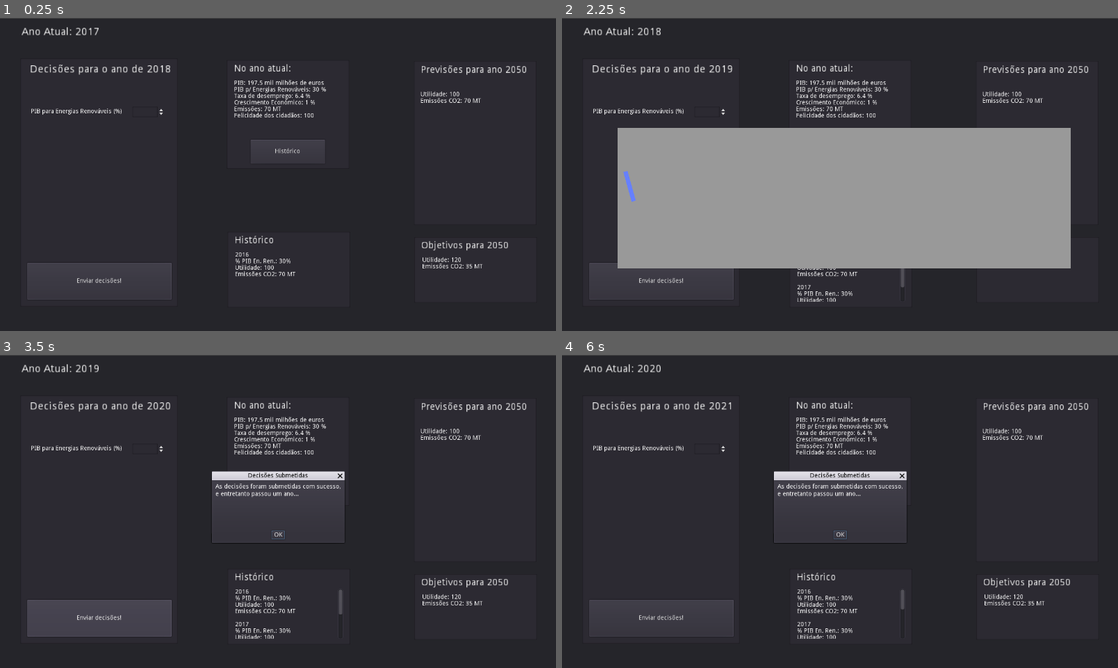
Above: before the commit, frames 1-4 (two rows, left to right).
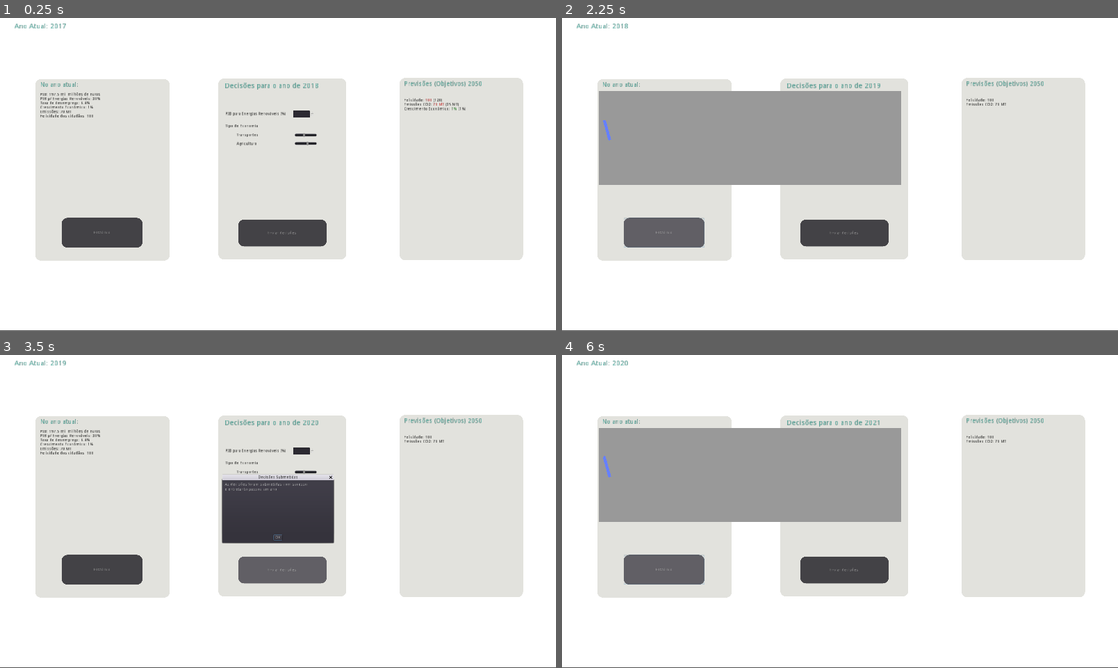
Above: after the commit, the same moments.

Repository: TiagoTaveira/ExergyX
Game: Godot game, scene res://Test.tscn
Two runs of this game, one before a commit and one after it. Both use one fixed random seed, a clock stepped at 60 frames per second and the inputs below.
Inputs:
- Up to frame 1 (0.25 s): no input
- Up to frame 2 (2.25 s): click "Enviar decisões!" at 0.5 s; click "OK" at 1.25 s; click "Histórico" at 2 s
- Up to frame 3 (3.5 s): click "Enviar decisões!" at 2.75 s
- Up to frame 4 (6 s): click "OK" at 3.5 s; click "Histórico" at 4.25 s; click "Enviar decisões!" at 5 s; click "Histórico" at 5.75 s

The runs differ from the first frame. In frame 1, 98% of the frame differs, in the area x 0-100%, y 0-100%; in frame 2, 90%; in frame 3, 94%; in frame 4, 99%.

Commit message:
Change theme colors (unfinished)

Diff:
--- a/HistText.gd
+++ b/HistText.gd
@@ -6,7 +6,7 @@
 
 # Called when the node enters the scene tree for the first time.
 func _ready():
-	self.text = "2016" + "\n" + "% PIB En. Ren.: " + "30" + "%" + "\n" + "Utilidade: " + "100" + "\n" + "Emissões CO2: " + "70" + " MT" + "\n\n"
+	self.text = "2016" + "\n" + "% PIB En. Ren.: " + "30" + "%" + "\n" + "Felicidade: " + "100" + "\n" + "Emissões CO2: " + "70" + " MT" + "\n\n"
 
 # Called every frame. 'delta' is the elapsed time since the previous frame.
 #func _process(delta):
--- a/ObjText.gd
+++ b/ObjText.gd
@@ -6,7 +6,7 @@
 
 # Called when the node enters the scene tree for the first time.
 func _ready():
-	self.text = "Utilidade: " + str(PlayerVariables.utility_goals) + "\n" + "Emissões CO2: " + str(PlayerVariables.emission_goals) + " MT"
+	self.text = "Felicidade: " + str(PlayerVariables.utility_goals) + "\n" + "Emissões CO2: " + str(PlayerVariables.emission_goals) + " MT"
 
 # Called every frame. 'delta' is the elapsed time since the previous frame.
 #func _process(delta):
--- a/PlayerVariables.gd
+++ b/PlayerVariables.gd
@@ -7,6 +7,7 @@
 var money = 50000000
 var utility = 100
 var co2_emissions = 70
+var economic_growth = 1
 
 var investment_renewables_percentage = 30
 #var exergy_shares_sector_SECTORNAME =
@@ -19,9 +20,11 @@
 var final_year = 2050
 var final_year_utility = 100
 var final_year_emissions = 70
+var final_year_economic_growth = 1
 
 var utility_goals = 120
 var emission_goals = 35
+var economic_growth_goals = 1
 
 # Called when the node enters the scene tree for the first time.
 func _ready():
--- /dev/null
+++ b/RedWhiteBlueGradient.tres
@@ -0,0 +1,5 @@
+[gd_resource type="Gradient" format=2]
+
+[resource]
+offsets = PoolRealArray( 0, 0.491667, 1 )
+colors = PoolColorArray( 0.580392, 0.580392, 0.580392, 1, 1, 1, 1, 1, 0.580392, 0.580392, 0.580392, 1 )
--- a/Test.gd
+++ b/Test.gd
@@ -28,8 +28,8 @@
 
 	if PlayerVariables.current_year < PlayerVariables.final_year:
 		get_node("GridContainer/AnoAtual2").text = "Decisões para o ano de " + str(PlayerVariables.current_year + 1)
-		get_node("GridContainer2/RichTextLabel").text = "Previsões para ano " + str(PlayerVariables.final_year)
-		get_node("GridContainer2/RichTextLabel2").text = "Utilidade: " + str(PlayerVariables.final_year_utility) + "\n" + "Emissões CO2: " + str(PlayerVariables.final_year_emissions) + " MT"
+		get_node("GridContainer2/RichTextLabel").text = "Previsões (Objetivos) " + str(PlayerVariables.final_year)
+		get_node("GridContainer2/RichTextLabel2").text = "Felicidade: " + str(PlayerVariables.final_year_utility) + "\n" + "Emissões CO2: " + str(PlayerVariables.final_year_emissions) + " MT"
 	else:
 		get_node("GridContainer/Button").disabled = true
 		var won = (PlayerVariables.final_year_utility >= PlayerVariables.utility_goals) && (PlayerVariables.final_year_emissions <= PlayerVariables.emission_goals)
@@ -37,13 +37,13 @@
 			get_node("PopupPanel/Control/WonLostText").text = "VENCEU!"
 		else:
 			get_node("PopupPanel/Control/WonLostText").text = "PERDEU!"
-		get_node("PopupPanel/Control/Results").text = "Utilidade: " + str(PlayerVariables.final_yea …(218 unchanged characters)…
+		get_node("PopupPanel/Control/Results").text = "Felicidade: " + str(PlayerVariables.final_yea …(218 unchanged characters)…
 		get_node("PopupPanel").popup_centered()
 
 func process_next_year():
 
 	PlayerVariables.yearly_decisions.push_back(PlayerVariables.YearlyDecision.new(PlayerVariables.current_year, PlayerVariables.investment_renewables_percentage, PlayerVariables.utility, PlayerVariables.co2_emissions))
-	get_node("Historico/HistText").text = get_node("Historico/H …(111 unchanged characters)… _renewables_percentage) + "%" + "\n" + "Utilidade: " + str(PlayerVariables.final_yea …(97 unchanged characters)…
+	get_node("Historico/HistText").text = get_node("Historico/H …(111 unchanged characters)… _renewables_percentage) + "%" + "\n" + "Felicidade: " + str(PlayerVariables.final_yea …(97 unchanged characters)…
 	#above should be current utility+emissions, not final, but leaving like this for demo purposes
 
 	PlayerVariables.current_year = PlayerVariables.current_year + 1
--- a/Test.tscn
+++ b/Test.tscn
@@ -1,21 +1,48 @@
-[gd_scene load_steps=6 format=2]
+[gd_scene load_steps=11 format=2]
 
 [ext_resource path="res://Test.gd" type="Script" id=1]
-[ext_resource path="res://ObjText.gd" type="Script" id=2]
-[ext_resource path="res://HistText.gd" type="Script" id=3]
-
-[sub_resource type="StyleBoxFlat" id=1]
+[ext_resource path="res://RoundButtonst.theme" type="Theme" id=2]
+[ext_resource path="res://ObjText.gd" type="Script" id=3]
+[ext_resource path="res://HistText.gd" type="Script" id=4]
+
+[sub_resource type="StyleBoxFlat" id=10]
+bg_color = Color( 1, 1, 1, 1 )
+
+[sub_resource type="StyleBoxFlat" id=6]
+bg_color = Color( 0.886275, 0.886275, 0.866667, 1 )
+corner_radius_top_left = 20
+corner_radius_top_right = 20
+corner_radius_bottom_right = 20
+corner_radius_bottom_left = 20
+
+[sub_resource type="StyleBoxFlat" id=7]
+bg_color = Color( 0.886275, 0.886275, 0.866667, 1 )
+corner_radius_top_left = 20
+corner_radius_top_right = 20
+corner_radius_bottom_right = 20
+corner_radius_bottom_left = 20
+
+[sub_resource type="StyleBoxFlat" id=11]
+bg_color = Color( 0.886275, 0.886275, 0.866667, 1 )
+corner_radius_top_left = 20
+corner_radius_top_right = 20
+corner_radius_bottom_right = 20
+corner_radius_bottom_left = 20
+
+[sub_resource type="StyleBoxFlat" id=4]
 bg_color = Color( 0.0470588, 0.00784314, 0.00784314, 1 )
 corner_detail = 9
 shadow_color = Color( 0.388235, 0.458824, 0.278431, 0.6 )
 shadow_size = 5
 
-[sub_resource type="StyleBoxFlat" id=2]
+[sub_resource type="StyleBoxFlat" id=5]
 
 [node name="Panel" type="Panel"]
-margin_top = 1.29236
-margin_right = 1280.0
-margin_bottom = 721.292
+margin_left = -0.380354
+margin_top = -2.01112
+margin_right = 1919.62
+margin_bottom = 1076.99
+custom_styles/panel = SubResource( 10 )
 script = ExtResource( 1 )
 
 [node name="AnoAtual" type="RichTextLabel" parent="."]
@@ -24,20 +51,24 @@
 margin_right = 266.119
 margin_bottom = 59.8878
 rect_scale = Vector2( 1.75523, 1.69176 )
+custom_colors/default_color = Color( 0.227451, 0.658824, 0.6, 1 )
 text = "Ano Atual: 2017"
 
 [node name="GridContainer" type="ItemList" parent="."]
-margin_left = 46.6038
-margin_top = 91.5133
-margin_right = 408.604
-margin_bottom = 662.513
+margin_left = 754.0
+margin_top = 211.0
+margin_right = 1196.0
+margin_bottom = 835.0
+rect_pivot_offset = Vector2( -126.604, 50.5367 )
+custom_styles/bg = SubResource( 6 )
 max_text_lines = 3
 
 [node name="Button" type="Button" parent="GridContainer"]
-margin_left = 15.7076
-margin_top = 469.983
-margin_right = 347.708
-margin_bottom = 554.983
+margin_left = 69.0
+margin_top = 487.0
+margin_right = 374.0
+margin_bottom = 579.0
+theme = ExtResource( 2 )
 text = "Enviar decisões!"
 
 [node name="AnoAtual2" type="RichTextLabel" parent="GridContainer"]
@@ -46,6 +77,7 @@
 margin_right = 238.177
 margin_bottom = 53.5181
 rect_scale = Vector2( 1.75523, 1.69176 )
+custom_colors/default_color = Color( 0.227451, 0.658824, 0.6, 1 )
 text = "Decisões para o ano de 2018"
 
 [node name="PIBRenovaveis" type="SpinBox" parent="GridContainer"]
@@ -56,38 +88,90 @@
 value = 30.0
 rounded = true
 
+[node name="CheckButton" type="HSlider" parent="GridContainer"]
+margin_left = 263.53
+margin_top = 174.793
+margin_right = 339.53
+margin_bottom = 214.793
+value = 40.0
+ticks_on_borders = true
+
+[node name="CheckButton2" type="HSlider" parent="GridContainer"]
+margin_left = 263.53
+margin_top = 203.793
+margin_right = 339.53
+margin_bottom = 243.793
+value = 60.0
+ticks_on_borders = true
+
+[node name="RichTextLabel" type="RichTextLabel" parent="GridContainer"]
+margin_left = 24.3962
+margin_top = 115.487
+margin_right = 246.396
+margin_bottom = 155.487
+rect_pivot_offset = Vector2( 0, 21.7076 )
+custom_colors/default_color = Color( 0, 0, 0, 1 )
+text = "PIB para Energias Renováveis (%)"
+
+[node name="RichTextLabel2" type="RichTextLabel" parent="GridContainer"]
+margin_left = 24.3962
+margin_top = 157.487
+margin_right = 246.396
+margin_bottom = 197.487
+rect_pivot_offset = Vector2( 0, 21.7076 )
+custom_colors/default_color = Color( 0, 0, 0, 1 )
+text = "Tipo de Economia:"
+
+[node name="RichTextLabel3" type="RichTextLabel" parent="GridContainer"]
+margin_left = 62.7672
+margin_top = 188.487
+margin_right = 284.767
+margin_bottom = 228.487
+rect_pivot_offset = Vector2( 0, 21.7076 )
+custom_colors/default_color = Color( 0, 0, 0, 1 )
+text = "Transportes"
+
+[node name="RichTextLabel4" type="RichTextLabel" parent="GridContainer"]
+margin_left = 62.7672
+margin_top = 218.487
+margin_right = 284.767
+margin_bottom = 258.487
+rect_pivot_offset = Vector2( 0, 21.7076 )
+custom_colors/default_color = Color( 0, 0, 0, 1 )
+text = "Agricultura"
+
 [node name="AcceptDialog" type="AcceptDialog" parent="."]
 visible = true
-margin_left = 48.0
-margin_top = 564.0
-margin_right = 409.0
-margin_bottom = 684.0
+margin_left = 794.19
+margin_top = 901.552
+margin_right = 1155.19
+margin_bottom = 1021.55
 size_flags_vertical = 9
 window_title = "Decisões Submetidas"
 dialog_text = "As decisões foram submetidas com sucesso,
 e entretanto passou um ano..."
 
-[node name="RichTextLabel" type="RichTextLabel" parent="."]
-margin_left = 71.0
-margin_top = 207.0
-margin_right = 293.0
-margin_bottom = 247.0
-text = "PIB para Energias Renováveis (%)"
-
 [node name="GridContainer2" type="ItemList" parent="."]
-margin_left = 953.0
-margin_top = 98.0
-margin_right = 1235.0
-margin_bottom = 475.0
+margin_left = 1379.78
+margin_top = 208.54
+margin_right = 1805.78
+margin_bottom = 837.54
 rect_pivot_offset = Vector2( 96.828, 113.046 )
+custom_styles/bg = SubResource( 7 )
 
 [node name="RichTextLabel2" type="RichTextLabel" parent="GridContainer2"]
-margin_left = 15.2609
-margin_top = 69.5977
-margin_right = 237.261
-margin_bottom = 109.598
-text = "Utilidade: 100
-Emissões CO2: 70 MT"
+margin_left = 15.0
+margin_top = 70.0
+margin_right = 259.0
+margin_bottom = 143.0
+custom_colors/default_color = Color( 0, 0, 0, 1 )
+bbcode_enabled = true
+bbcode_text = "Felicidade: [color=red]100[/color] (120)
+Emissões CO2: [color=red]70 MT[/color] (35 MT)
+Crescimento Económico: [color=green]1%[/color] (1%)"
+text = "Felicidade: 100 (120)
+Emissões CO2: 70 MT (35 MT)
+Crescimento Económico: 1% (1%)"
 
 [node name="RichTextLabel" type="RichTextLabel" parent="GridContainer2"]
 margin_left = 15.6312
@@ -95,9 +179,11 @@
 margin_right = 213.631
 margin_bottom = 39.7541
 rect_scale = Vector2( 1.56456, 1.56456 )
-text = "Previsões para ano 2050"
+custom_colors/default_color = Color( 0.227451, 0.658824, 0.6, 1 )
+text = "Previsões (Objetivos) 2050"
 
 [node name="GridContainer3" type="ItemList" parent="."]
+visible = false
 margin_left = 954.0
 margin_top = 503.0
 margin_right = 1236.0
@@ -116,9 +202,10 @@
 margin_top = 46.0
 margin_right = 267.0
 margin_bottom = 148.0
-script = ExtResource( 2 )
+script = ExtResource( 3 )
 
 [node name="Historico" type="ItemList" parent="."]
+visible = false
 margin_left = 523.646
 margin_top = 491.369
 margin_right = 805.646
@@ -137,13 +224,14 @@
 margin_top = 46.05
 margin_right = 266.0
 margin_bottom = 161.05
-script = ExtResource( 3 )
+script = ExtResource( 4 )
 
 [node name="EstadoAtual" type="ItemList" parent="."]
-margin_left = 522.0
-margin_top = 96.0
-margin_right = 804.0
-margin_bottom = 346.0
+margin_left = 121.797
+margin_top = 213.0
+margin_right = 585.797
+margin_bottom = 839.0
+custom_styles/bg = SubResource( 11 )
 
 [node name="RichTextLabel" type="RichTextLabel" parent="EstadoAtual"]
 margin_left = 16.9236
@@ -151,6 +239,7 @@
 margin_right = 214.924
 margin_bottom = 38.7541
 rect_scale = Vector2( 1.56456, 1.56456 )
+custom_colors/default_color = Color( 0.227451, 0.658824, 0.6, 1 )
 text = "No ano atual:"
 
 [node name="HistText" type="RichTextLabel" parent="EstadoAtual"]
@@ -158,18 +247,21 @@
 margin_top = 46.05
 margin_right = 266.0
 margin_bottom = 161.05
+custom_colors/default_color = Color( 0, 0, 0, 1 )
 text = "PIB: 197.5 mil milhões de euros
-PIB p/ Energias Renováveis: 30 %
-Taxa de desemprego: 6.4 %
-Crescimento Económico: 1 %
+PIB p/ Energias Renováveis: 30%
+Taxa de desemprego: 6.4%
+Crescimento Económico: 1%
 Emissões: 70 MT
 Felicidade dos cidadãos: 100 "
 
 [node name="Button" type="Button" parent="EstadoAtual"]
-margin_left = 54.7841
-margin_top = 183.292
-margin_right = 225.784
-margin_bottom = 238.292
+anchor_right = 1.0
+margin_left = 91.3366
+margin_top = 479.0
+margin_right = -93.6634
+margin_bottom = 581.0
+theme = ExtResource( 2 )
 text = "Histórico"
 
 [node name="PopupPanel" type="PopupPanel" parent="."]
@@ -178,11 +270,11 @@
 margin_top = 254.594
 margin_right = 995.504
 margin_bottom = 421.594
-custom_styles/panel = SubResource( 1 )
+custom_styles/panel = SubResource( 4 )
 
 [node name="Control" type="Control" parent="PopupPanel"]
-margin_right = 642.0
-margin_bottom = 169.0
+margin_right = 675.0
+margin_bottom = 167.0
 
 [node name="Results" type="RichTextLabel" parent="PopupPanel/Control"]
 margin_left = 34.0
@@ -211,17 +303,17 @@
 text = "Resultados em 2050"
 
 [node name="GrafHistorico" type="PopupPanel" parent="."]
-visible = true
 margin_left = 127.943
 margin_top = 252.581
 margin_right = 1170.94
 margin_bottom = 575.581
-custom_styles/panel = SubResource( 2 )
+custom_styles/panel = SubResource( 5 )
 
 [node name="Control" type="Control" parent="GrafHistorico"]
-margin_right = 1039.0
-margin_bottom = 317.0
+margin_right = 1043.0
+margin_bottom = 323.0
 
 [node name="TestLine2D" type="Line2D" parent="GrafHistorico/Control"]
 points = PoolVector2Array( 37.0154, 168.392 )
+texture_mode = -1088421888
 [connection signal="pressed" from="GridContainer/Button" to="." method="_on_Button_pressed"]
--- a/project.godot
+++ b/project.godot
@@ -26,8 +26,10 @@
 
 [display]
 
-window/size/width=1280
-window/size/height=720
+window/size/width=1920
+window/size/height=1080
+window/stretch/mode="2d"
+window/stretch/aspect="keep"
 
 [rendering]
 
Binary file added: RoundButtonst.theme
Not shown, added: build/gd.png.import
Not shown, added: build/gd.html
Not shown, added: build/gd.js
Not shown, added: build/gd.pck
Not shown, added: build/gd.png
Not shown, added: build/gd.wasm
